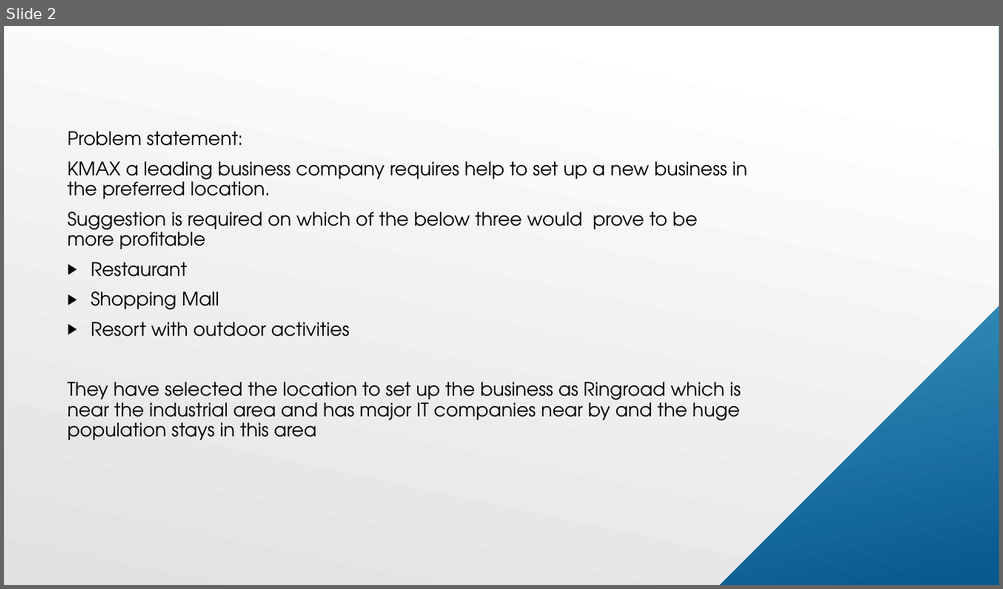
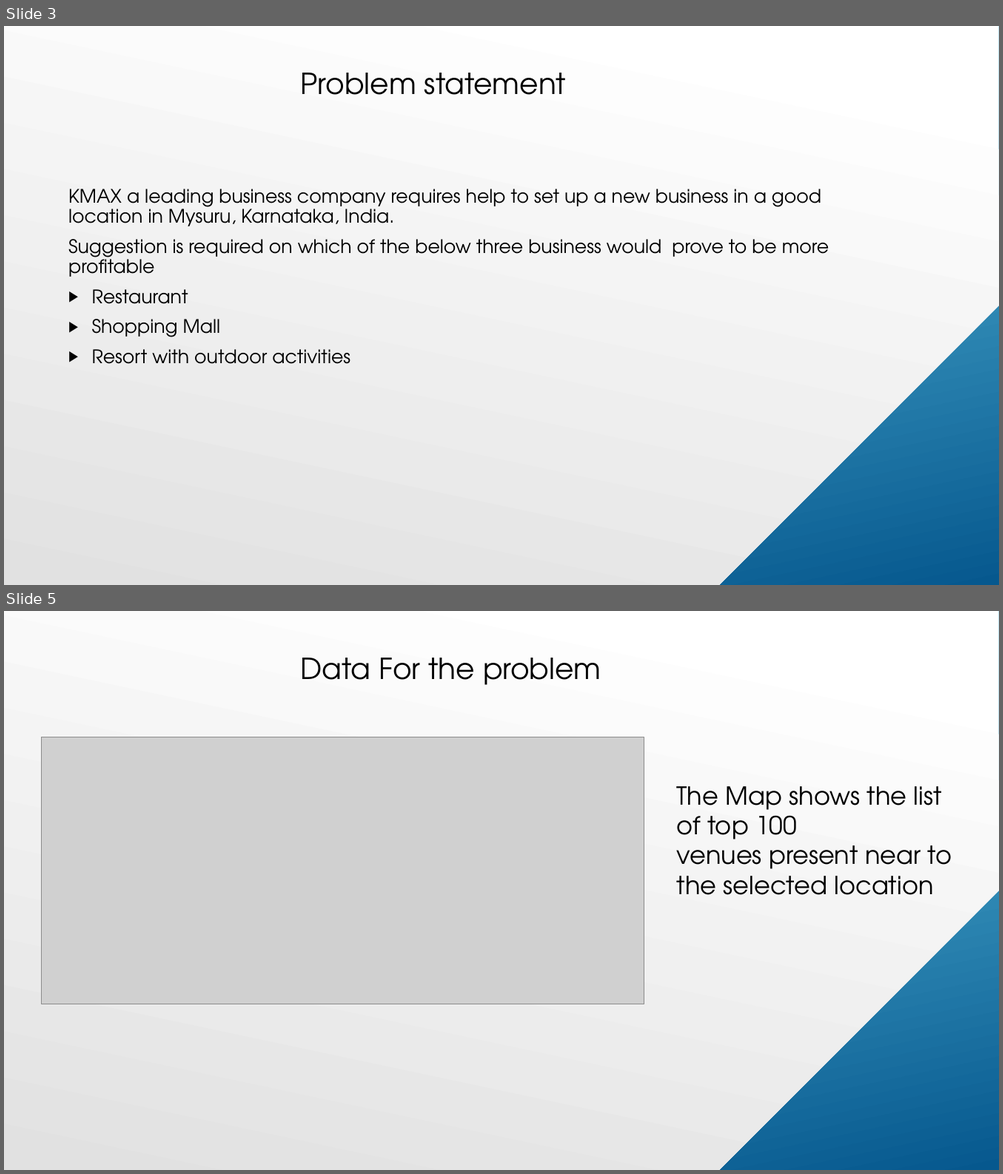
Before and after one commit to kaarthikha/Learn, a slide deck: Predict THE PROJECT.pptx. Shown one above the other, each under a label of ours: slide 2 before the commit, slides 3 and 5 after it; the slides between them are not shown. The pictures are 1003x589 and 1003x1174 pixels, drawn with LibreOffice and Linux fonts; fonts in the diff are those of the drawing; grey boxes stand for pictures. Boxes give left, top, right and bottom in pixels: in the first picture for what was removed or moved away, otherwise in the second. Text is boxed around its words. In the diff, an @@ line names an element or a change of style, - is before the commit and + after.

```diff
--- a/Predict THE PROJECT.pptx
+++ b/Predict THE PROJECT.pptx
@@ slide 5 added at bbox=[4, 611, 999, 1170], background gradient #FFFFFF to #E1E1E1; not listed: 5 template elements that a slide beside it also shows @@
@@ rectangle added at bbox=[4, 611, 999, 1170], fill gradient #6ED2EB to #06588E @@
@@ snip rect added at bbox=[4, 611, 999, 1170], fill gradient #FFFFFF to #E1E1E1 @@
@@ text added at bbox=[301, 658, 601, 685], 28 pt, text #000000 @@
+Data For the problem
@@ picture added at bbox=[41, 737, 644, 1005] @@
@@ text added at bbox=[677, 786, 952, 895], 24 pt, text #000000 @@
+The Map shows the list of top 100
+venues present near to the selected location
@@ what was slide 2 is now slide 3 @@
@@ slide 3 changed as well @@
@@ text "KMAX a leading business company ...": place and size @@
-text "KMAX a leading business company ..." at bbox=[68, 131, 747, 440]
+text "KMAX a leading business company ..." at bbox=[68, 189, 828, 364]
@@ text added at bbox=[301, 73, 566, 95], 28 pt, text #000000 @@
+Problem statement
@@ text at bbox=[68, 189, 828, 277]: text changed @@
-Problem statement:
-KMAX a leading business company requires help to set up a new business in the preferred location.
-Suggestion is required on which of the below three would prove to be more profitable
+KMAX a leading business company requires help to set up a new business in a good location in Mysuru, Karnataka, India.
+Suggestion is required on which of the below three business would prove to be more profitable
@@ text at bbox=[68, 382, 740, 440]: paragraph removed @@
-They have selected the location to set up the business as Ringroad which is near the industrial area and has major IT companies near by and the huge population stays in this area
```
Also in this commit, not shown: 3 other slides changed, 8 other slides added, 3 slides removed.
